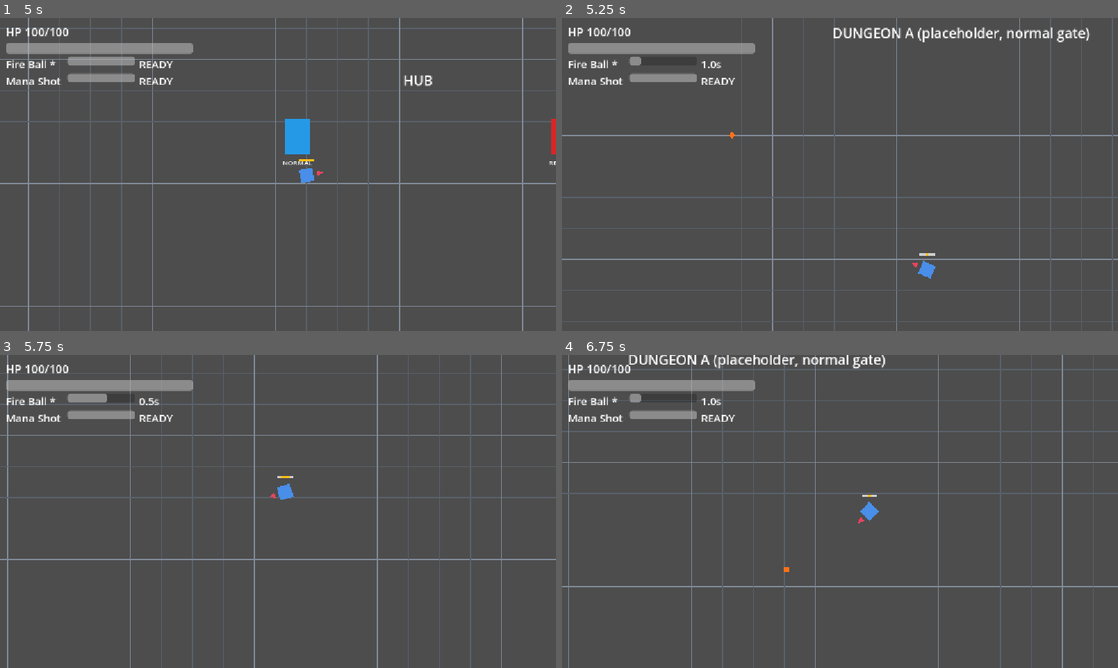
Above: before the commit, frames 1-4 (two rows, left to right).
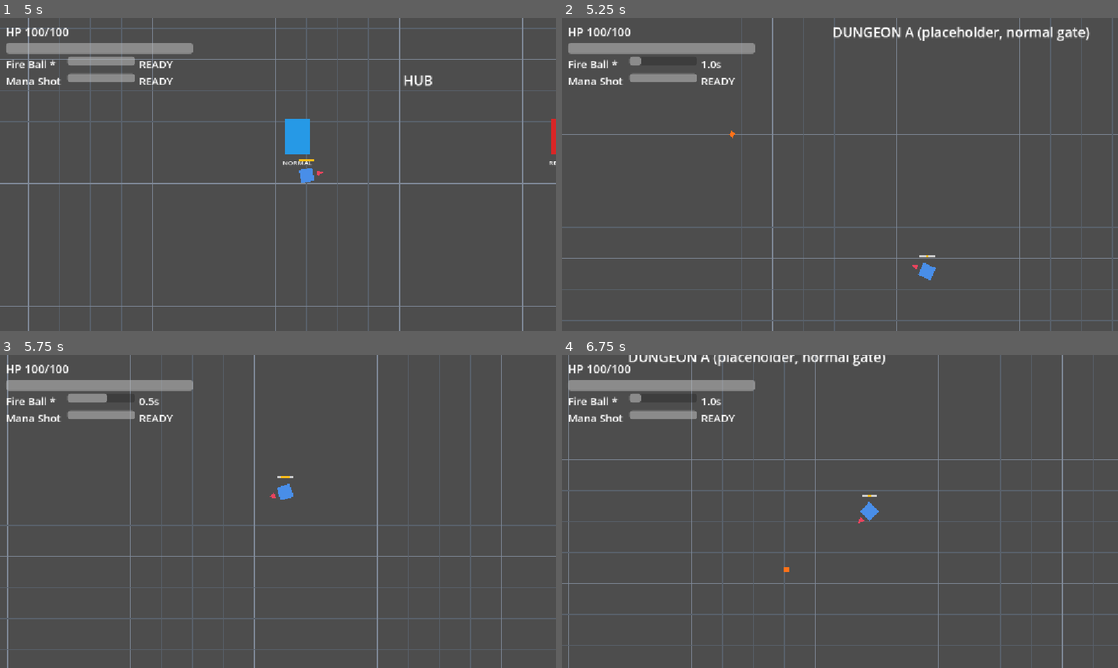
Above: after the commit, the same moments.

Repository: BestestGameStudio/gangU
Game: Godot game, scene res://scenes/main.tscn
Same seed, same stepped clock (60 frames per second), same inputs: the game is played once before the commit and once after it.
Inputs (mouse positions are in pixels of both pictures, inside the frame that each line leads up to):
- Up to frame 1 (5 s): move the mouse to (250, 237) at 0.52 s; hold Space (cast) 0.53-1.28 s; hold W (move_up) 0.53-2.03 s; move the mouse to (444, 221) at 1.27 s; tap Space (cast) at 1.35, 2.85, 4.35 s; move the mouse to (111, 127) at 2.02 s; hold Space (cast) 2.03-2.78 s; hold A (move_left) 2.03-3.53 s; move the mouse to (305, 174) at 2.77 s; move the mouse to (194, 96) at 3.52 s; hold S (move_down) 3.53-4.28 s; hold Space (cast) 3.53-4.28 s; move the mouse to (400, 158) at 4.27 s; hold D (move_right) from 4.28 s (still down)
- Up to frame 2 (5.25 s): move the mouse to (728, 190) at 5.02 s; release D (move_right) at 5.03 s; hold W (move_up) from 5.03 s (still down); hold Space (cast) from 5.03 s (still down)
- Up to frame 3 (5.75 s): keep holding W (move_up); keep holding Space (cast)
- Up to frame 4 (6.75 s): move the mouse to (895, 442) at 5.77 s; release W (move_up) at 5.78 s; release Space (cast) at 5.78 s; hold D (move_right) from 5.78 s (still down); tap Space (cast) at 5.85 s; move the mouse to (812, 574) at 6.52 s; hold Space (cast) from 6.53 s (still down)

Frame 1 is identical in both runs. In frame 2, 4.2% of the frame differs, in the area x 0-100%, y 2-98%; in frame 3, 3.5%; in frame 4, 5.0%, in the area x 0-100%, y 0-93%.

Commit message:
Defer hub<->dungeon area swap out of gate physics callback

Diff:
--- a/scripts/main.gd
+++ b/scripts/main.gd
@@ -31,7 +31,7 @@
 
 func _on_gate_entered(gate: Gate) -> void:
 	print("gate entered: ", "RED" if gate.gate_type == Gate.GateType.RED else "NORMAL")
-	_swap(gate.target_dungeon.instantiate())
+	_swap.call_deferred(gate.target_dungeon.instantiate())
 
 func _swap(area: Node) -> void:
 	if current_area:
